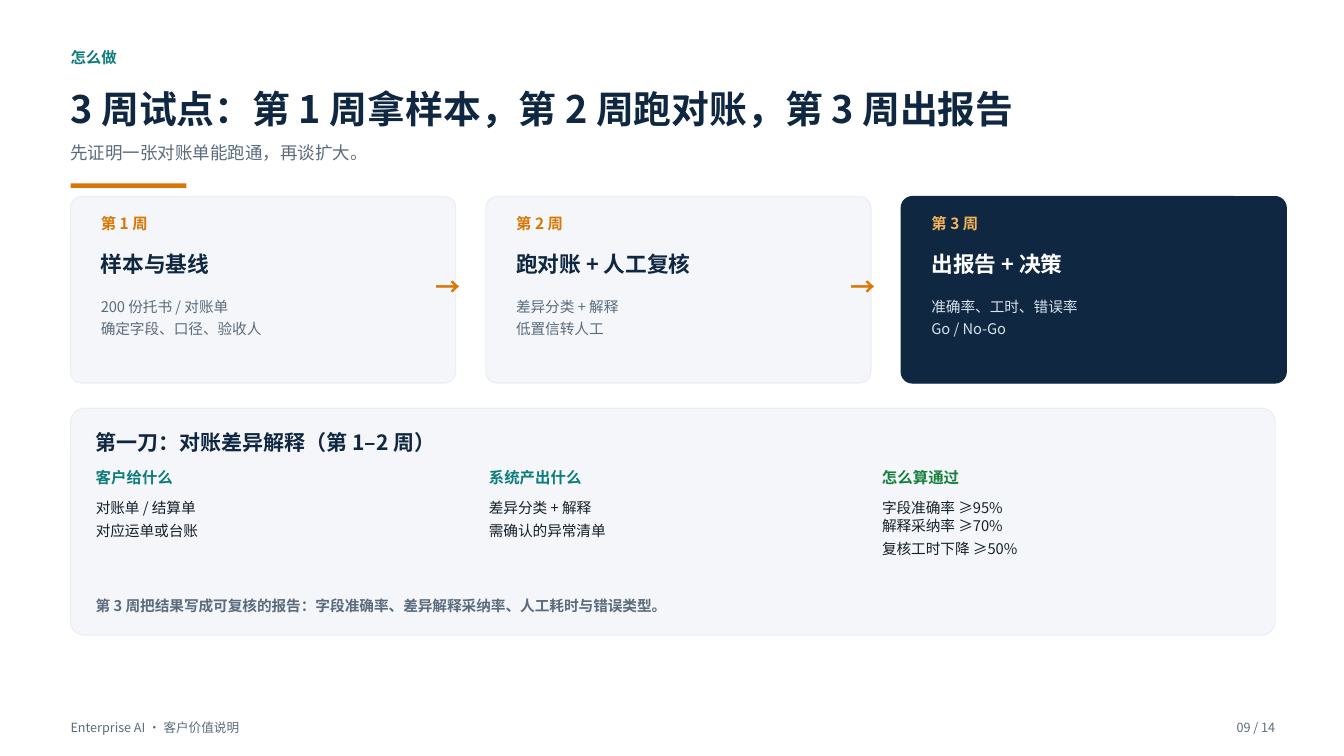
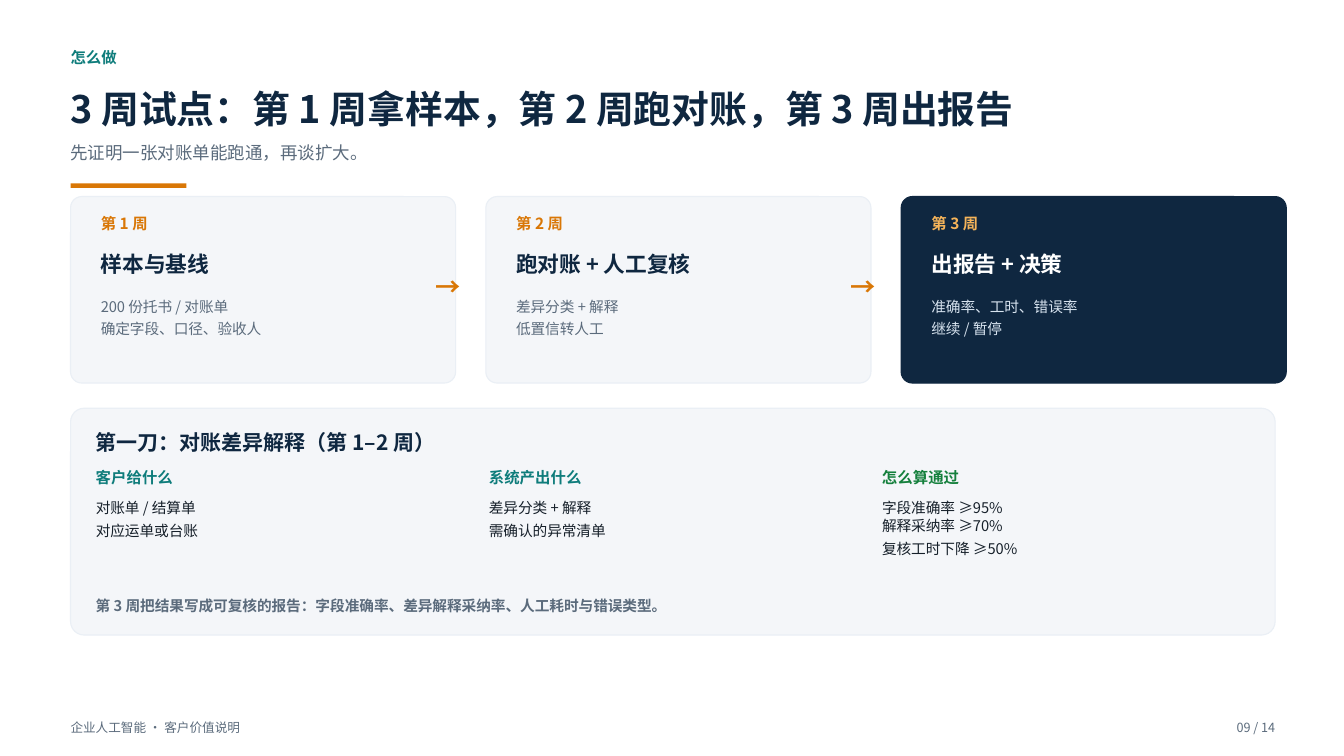
Before and after one commit to roma007/Enterprise-AI, a slide deck: slide 9 of 会客包/reports/客户老板版_系统能力介绍_2026-11-05.pptx. Drawn at 1344x756 pixels with LibreOffice and Linux fonts; fonts in the diff are those of the drawing. Boxes give left, top, right and bottom in pixels: in the first picture for what was removed or moved away, otherwise in the second. Text is boxed around its words. In the diff, an @@ line names an element or a change of style, - is before the commit and + after.

```diff
--- a/会客包/reports/客户老板版_系统能力介绍_2026-11-05.pptx
+++ b/会客包/reports/客户老板版_系统能力介绍_2026-11-05.pptx
@@ text at [931, 299, 1077, 335]: text changed @@
-准确率、工时、错误率
-Go / No-Go
+准确率、工时、错误率
+继续 / 暂停
@@ text at [71, 721, 240, 733]: text changed @@
-Enterprise AI · 客户价值说明
+企业人工智能 · 客户价值说明
```
Also in this commit, not shown: 13 other slides changed, 6 other files.
